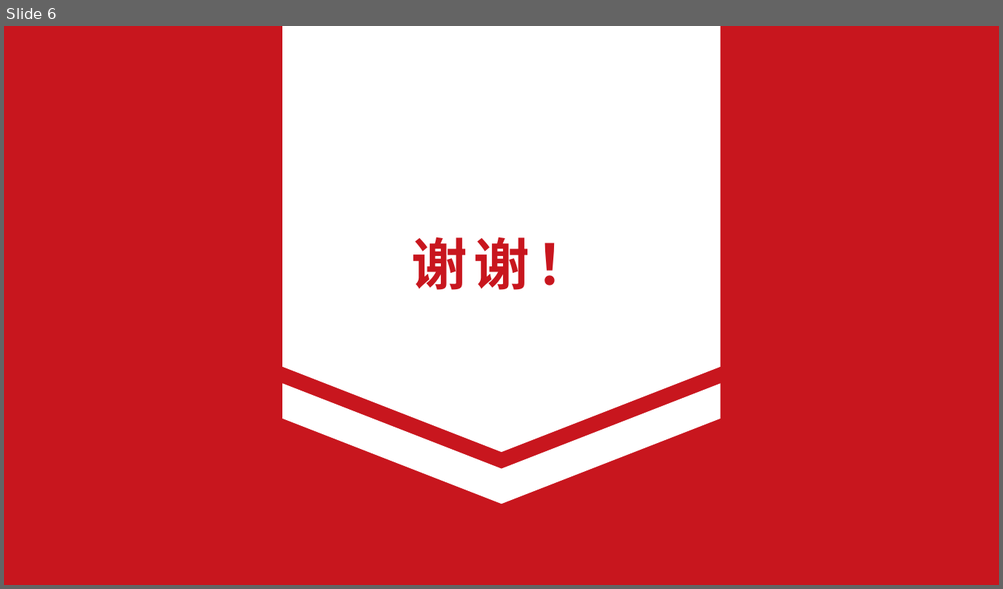
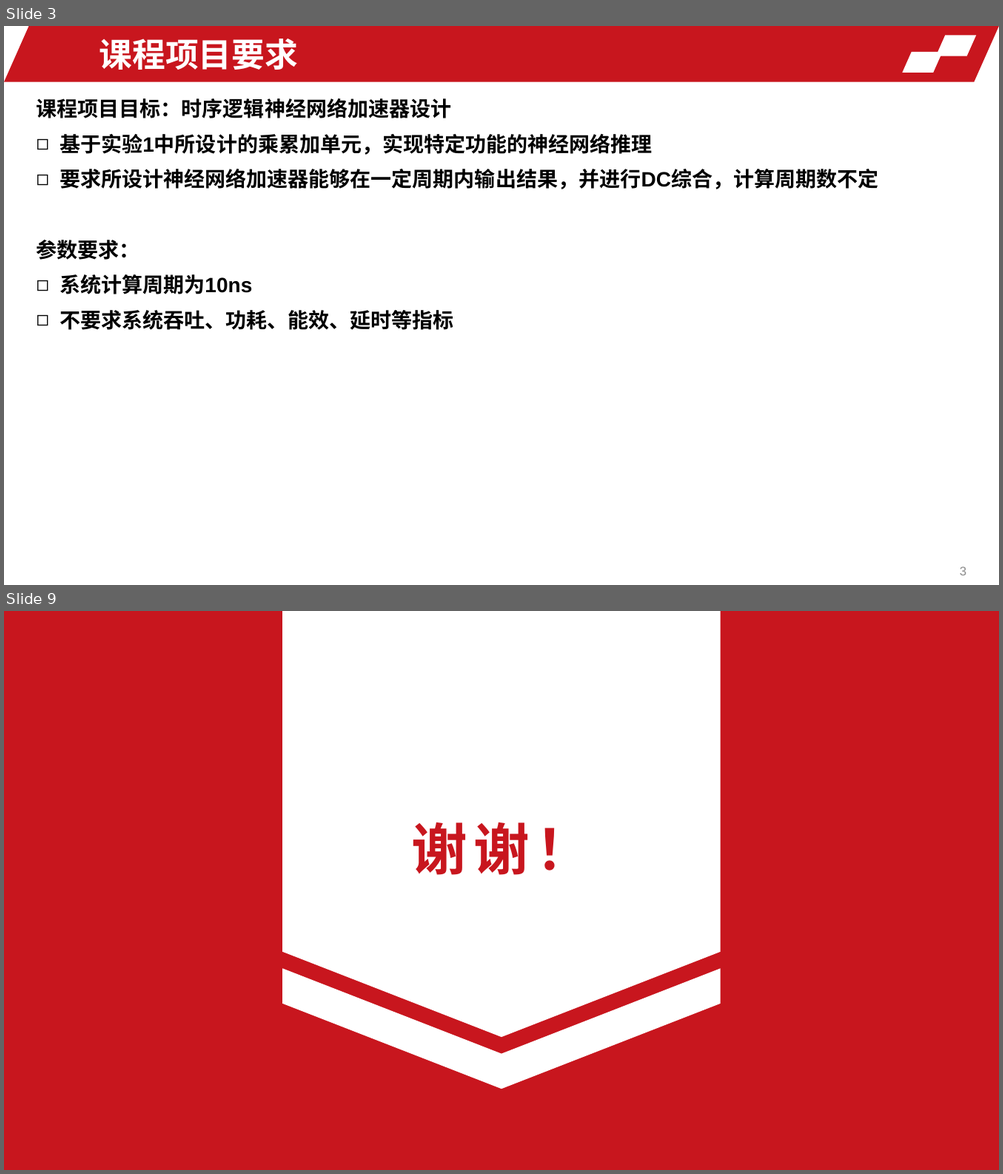
Before and after one commit to LKai-Xu/courses, a slide deck: proj_report/report.pptx. Shown one above the other, each under a label of ours: slide 6 before the commit, slides 3 and 9 after it; the slides between them are not shown. The pictures are 1003x589 and 1003x1174 pixels, drawn with LibreOffice and Linux fonts; fonts in the diff are those of the drawing; background and template pictures are left out. Boxes give left, top, right and bottom in pixels: in the first picture for what was removed or moved away, otherwise in the second. Text is boxed around its words. In the diff, an @@ line names an element or a change of style, - is before the commit and + after.

```diff
--- a/proj_report/report.pptx
+++ b/proj_report/report.pptx
@@ slide 3 added at (4, 26, 999, 585), background picture (left out) @@
@@ parallelogram added at (4, 26, 999, 82), fill #C8161E @@
@@ text added at (99, 39, 298, 70), 32 pt, text #FFFFFF, bold @@
+课程项目要求
@@ parallelogram added at (936, 36, 976, 55), fill #FFFFFF, outline #FFFFFF 1 pt @@
@@ parallelogram added at (903, 52, 942, 72), fill #FFFFFF, outline #FFFFFF 1 pt @@
@@ text added at (37, 99, 879, 330), 20 pt, text #000000, bold @@
+课程项目目标：时序逻辑神经网络加速器设计
+◻ 基于实验1中所设计的乘累加单元，实现特定功能的神经网络推理
+◻ 要求所设计神经网络加速器能够在一定周期内输出结果，并进行DC综合，计算周期数不定
+参数要求：
+◻ 系统计算周期为10ns
+◻ 不要求系统吞吐、功耗、能效、延时等指标
@@ page number added at (959, 567, 966, 576), 12 pt, text #8C8C8C @@
+3
@@ what was slide 6 is now slide 9 @@
```
Also in this commit, not shown: 3 slides changed, 4 other slides added, 2 slides removed, 1 other file.
